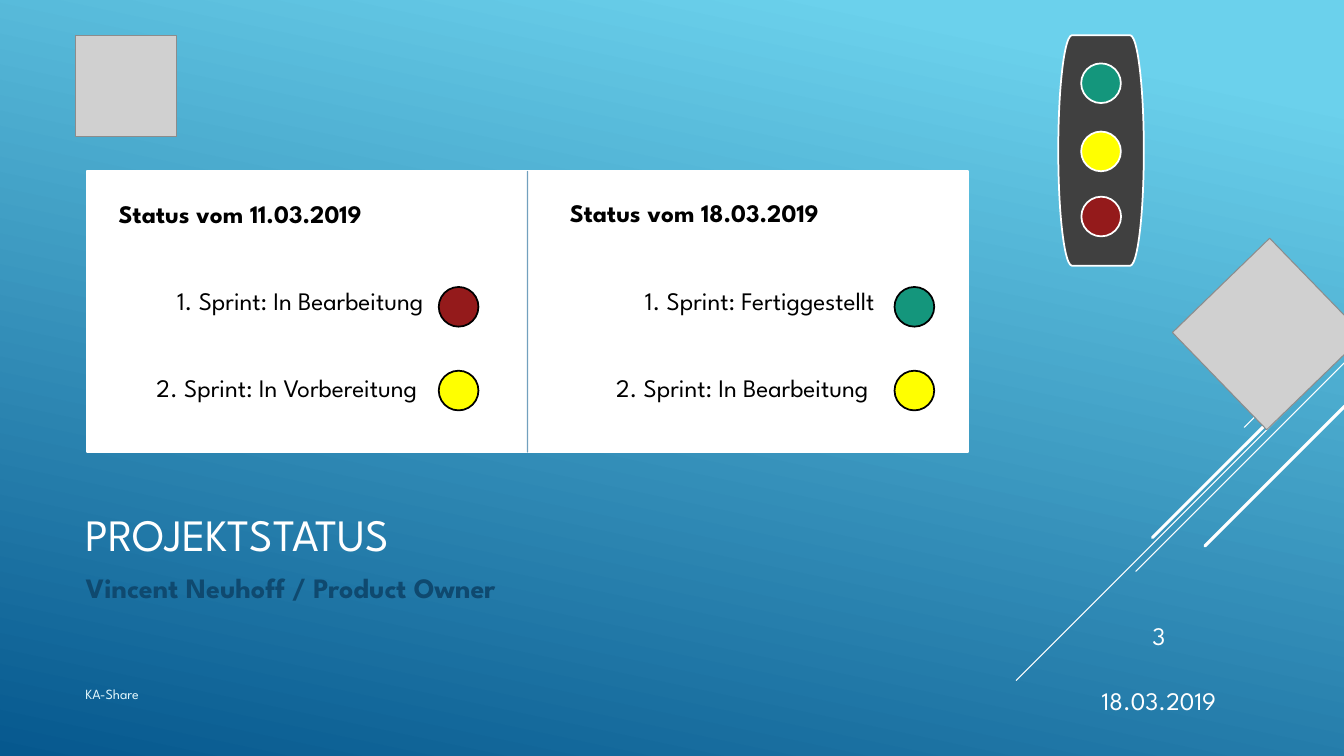
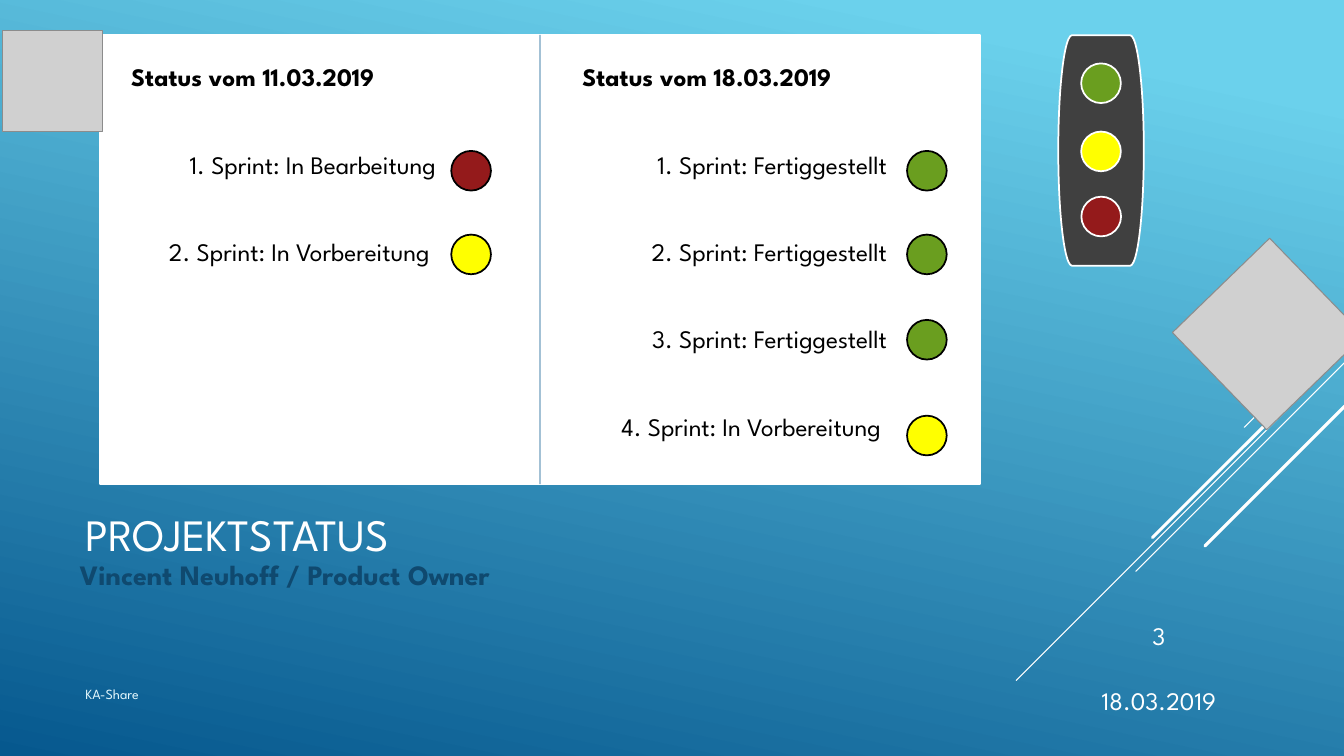
Before and after one commit to KanBen86/ProjektCarsharing, a slide deck: slide 3 of Präsentation/Statuspräsentation2.pptx. Drawn at 1344x756 pixels with LibreOffice and Linux fonts; fonts in the diff are those of the drawing; grey boxes stand for pictures. Boxes give left, top, right and bottom in pixels: in the first picture for what was removed or moved away, otherwise in the second. Text is boxed around its words. In the diff, an @@ line names an element or a change of style, - is before the commit and + after.

Commit message:
Statuspraesentation2 erneuert

```diff
--- a/Präsentation/Statuspräsentation2.pptx
+++ b/Präsentation/Statuspräsentation2.pptx
@@ picture: place and size @@
-picture at box(76, 36, 176, 137)
+picture at box(2, 31, 103, 132)
@@ rectangle: place and size @@
-rectangle at box(88, 171, 968, 453)
+rectangle at box(100, 35, 980, 484)
@@ text "Status vom 11.03.2019": place and size @@
-text "Status vom 11.03.2019" at box(119, 206, 423, 403)
+text "Status vom 11.03.2019" at box(131, 69, 436, 267)
@@ line moved from (527, 171) - (527, 452) to (540, 35) - (540, 484) @@
@@ text "Status vom 18.03.2019": place and size @@
-text "Status vom 18.03.2019" at box(570, 205, 874, 403)
+text "Status vom 18.03.2019" at box(582, 69, 887, 442)
@@ ellipse at box(1082, 64, 1121, 103): fill #14967C to #6A9E1F @@
@@ ellipse at box(907, 151, 947, 191): fill #14967C to #6A9E1F @@
@@ 4 ellipses: place and size @@
-4 ellipses at box(439, 287, 934, 410)
+4 ellipses at box(452, 151, 947, 274)
@@ ellipse at box(907, 235, 947, 274): fill #FFFF00 to #6A9E1F @@
@@ text at box(621, 243, 887, 442): text changed @@
-2. Sprint: In Bearbeitung
+2. Sprint: Fertiggestellt
+3. Sprint: Fertiggestellt
+4. Sprint: In Vorbereitung
@@ ellipse added at box(907, 320, 947, 359), fill #6A9E1F, outline #000000 1.25 pt @@
@@ ellipse added at box(907, 415, 947, 455), fill #FFFF00, outline #000000 1.25 pt @@
@@ text "Vincent Neuhoff / Product Owner": place and size @@
-text "Vincent Neuhoff / Product Owner" at box(86, 579, 496, 598)
+text "Vincent Neuhoff / Product Owner" at box(80, 566, 490, 585)
```
